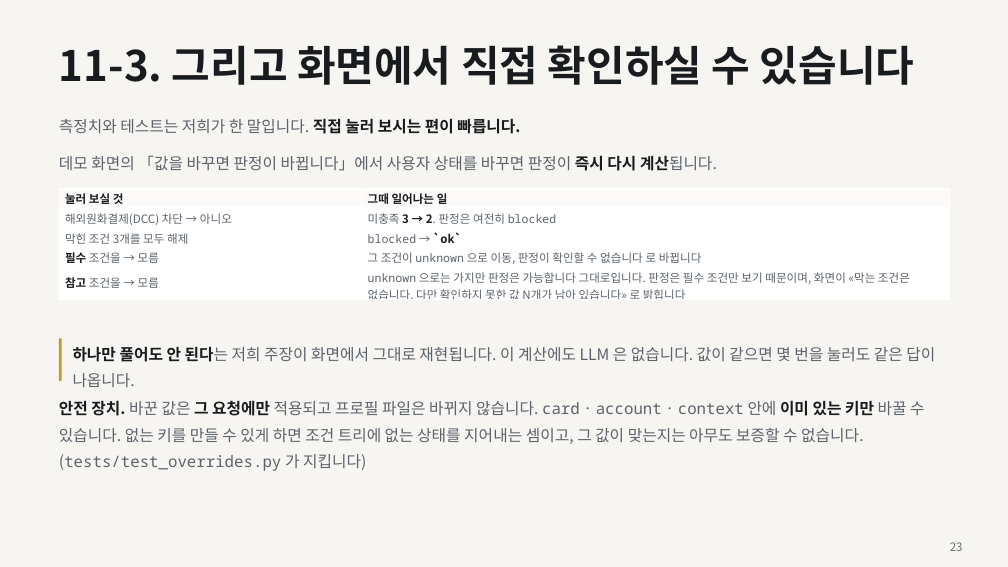
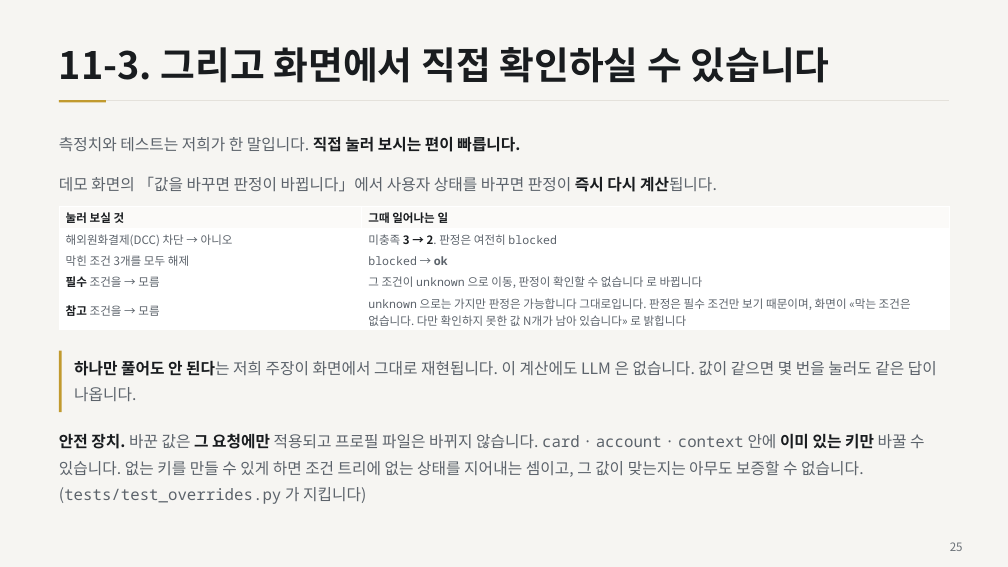
Before and after one commit to ChoHyeonChan/kb-ai-challenge-2026, a slide deck: slide 25 of docs/기술설명서.pptx (slide 23 before the commit). Drawn at 1008x567 pixels with LibreOffice and Linux fonts; fonts in the diff are those of the drawing. Boxes give left, top, right and bottom in pixels: in the first picture for what was removed or moved away, otherwise in the second. Text is boxed around its words. In the diff, an @@ line names an element or a change of style, - is before the commit and + after.

```diff
--- a/docs/기술설명서.pptx
+++ b/docs/기술설명서.pptx
@@ text "11-3. 그리고 화면에서 직접 확인하실 ..." at (59, 47, 830, 83): size 40 to 36 pt; line spacing 1 to 1.05 @@
@@ rectangle added at (59, 100, 949, 101), fill #E4E1DB @@
@@ rectangle added at (59, 100, 106, 102), fill #C19A2E @@
@@ text "측정치와 테스트는 저희가 한 말입니다. ...": place and size @@
-text "측정치와 테스트는 저희가 한 말입니다. ..." at (59, 118, 520, 134)
+text "측정치와 테스트는 저희가 한 말입니다. ..." at (59, 136, 520, 152)
@@ text "데모 화면의 「값을 바꾸면 판정이 ...": place and size @@
-text "데모 화면의 「값을 바꾸면 판정이 ..." at (59, 155, 717, 171)
+text "데모 화면의 「값을 바꾸면 판정이 ..." at (59, 176, 717, 192)
@@ table at (59, 206, 949, 330) @@
-row 3, column 2: blocked → `ok`
+row 3, column 2: blocked → ok
@@ table: place and size @@
-table at (59, 188, 949, 303)
+table at (59, 206, 949, 330)
@@ rectangle: place and size @@
-rectangle at (59, 339, 62, 381)
+rectangle at (59, 351, 62, 412)
@@ text "하나만 풀어도 안 된다는 저희 ...": place and size @@
-text "하나만 풀어도 안 된다는 저희 ..." at (73, 346, 935, 387)
+text "하나만 풀어도 안 된다는 저희 ..." at (74, 360, 937, 401)
@@ text "하나만 풀어도 안 된다는 저희 ..." at (74, 360, 937, 401): line spacing 1.35 to 1.4 @@
@@ text "안전 장치. 바꾼 값은 그 ...": place and size @@
-text "안전 장치. 바꾼 값은 그 ..." at (59, 400, 924, 471)
+text "안전 장치. 바꾼 값은 그 ..." at (59, 433, 924, 504)
```
Also in this commit, not shown: 33 other slides changed, 3 slides added, 1 slide removed, 2 other files.
